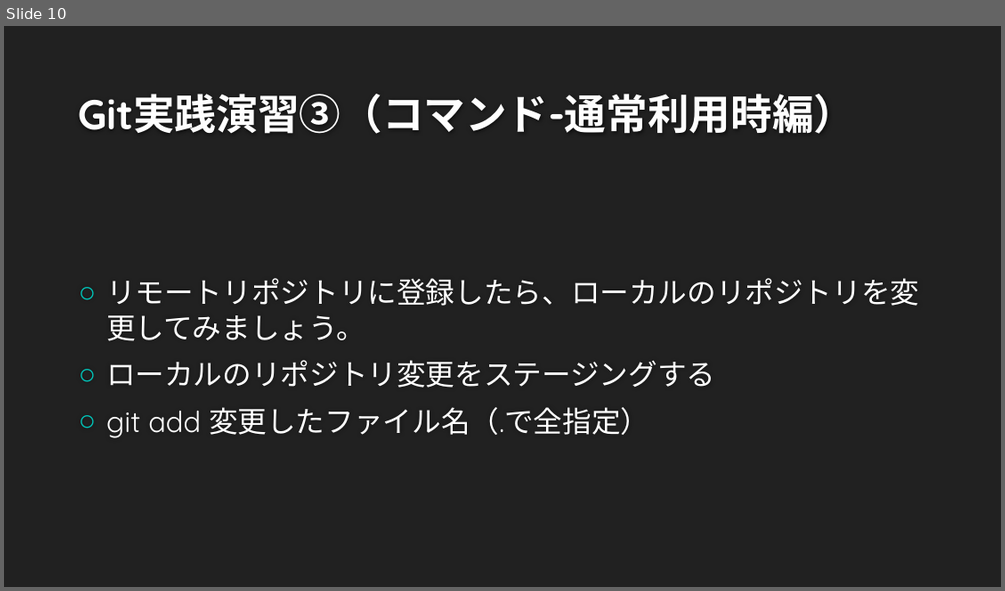
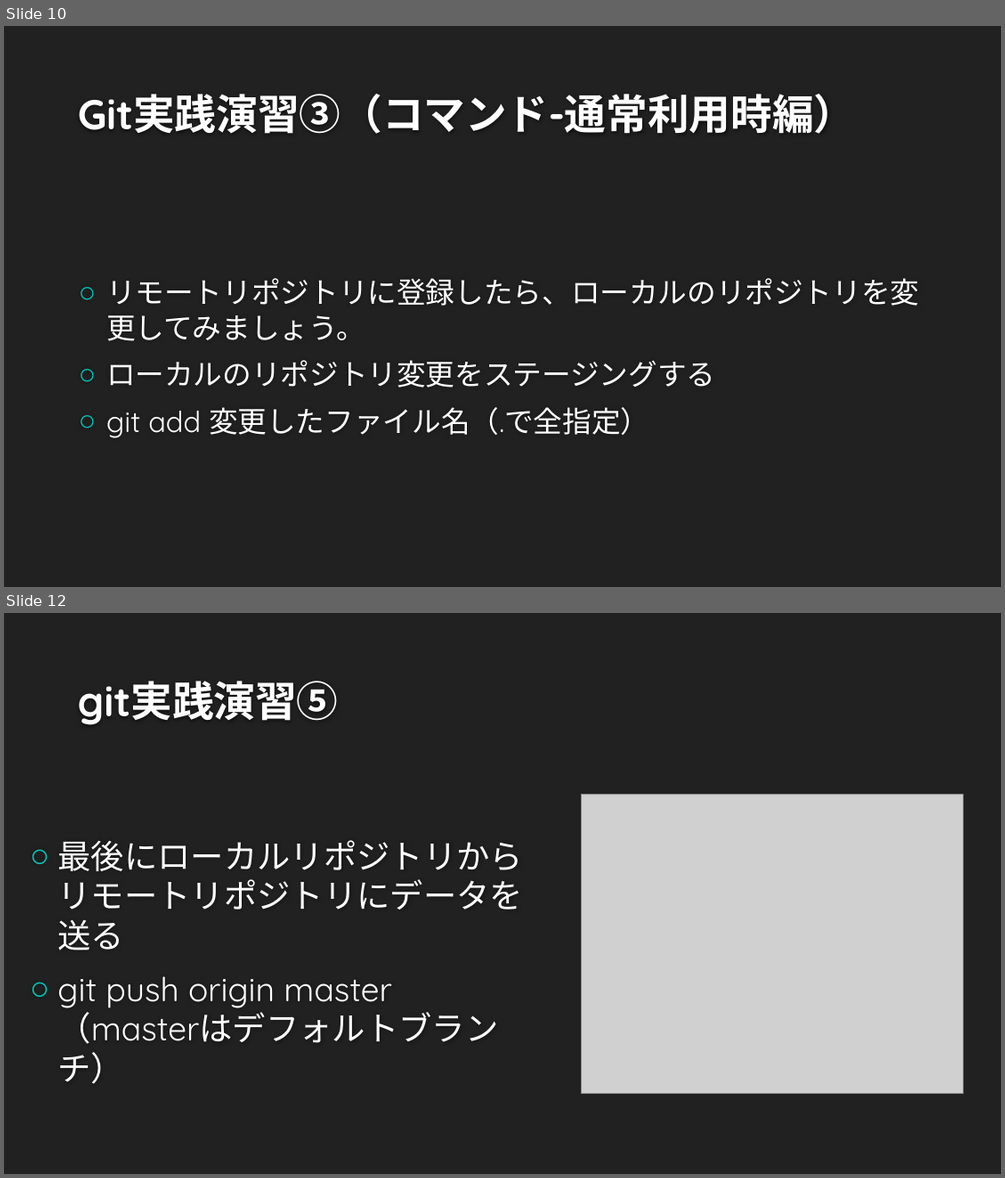
Before and after one commit to tech201823/techclub, a slide deck: git_using.pptx. Shown one above the other, each under a label of ours: slide 10 before the commit, slides 10 and 12 after it; the slides between them are not shown. The pictures are 1005x591 and 1005x1178 pixels, drawn with LibreOffice and Linux fonts; fonts in the diff are those of the drawing; grey boxes stand for pictures; background and template pictures are left out. Boxes give left, top, right and bottom in pixels: in the first picture for what was removed or moved away, otherwise in the second. Text is boxed around its words. In the diff, an @@ line names an element or a change of style, - is before the commit and + after.

```diff
--- a/git_using.pptx
+++ b/git_using.pptx
@@ slide 12 added at <box>4,613,1001,1174</box>, background #212121 @@
@@ title added at <box>78,681,339,725</box>, 40 pt, text #FEFEFE, bold @@
+git実践演習⑤
@@ picture added at <box>582,794,963,1093</box> @@
@@ text added at <box>57,840,523,1008</box>, 32 pt, text #FFFFFF @@
+○ 最後にローカルリポジトリからリモートリポジトリにデータを送る
+○ git push origin master （masterはデフォルトブランチ）
```
Also in this commit, not shown: 3 slides changed, 1 other slide added, 1 slide removed, 1 other file.
